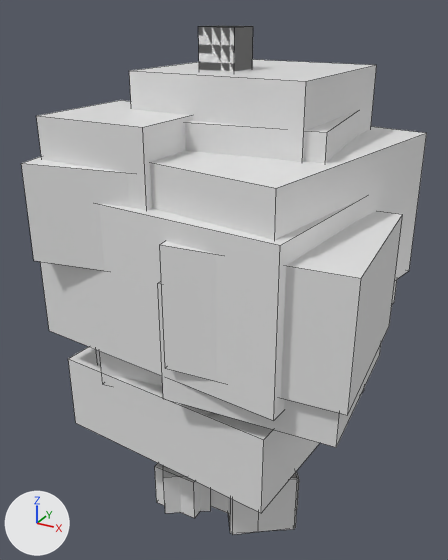
Before and after pictures for a commit that changed the FBX model assets/models/LobbyProps.fbx.
The view is the same before and after, from a 50 mm lens placed at (12.4, -22.8, 22.5), pointed at (-0.2, 0.2, 11.0). Lighting does not change. The marker at lower left points along +X, +Y and +Z. The older version comes first. Mesh edges are drawn as thin lines. Where no turn or scale is listed for an object, it has been applied to the vertices.

In view in the first picture: 'Outline', 'Outline.001', 'Outline.002', 'Outline.003', 'Outline.004', 'Outline.005', 'Outline.007'.
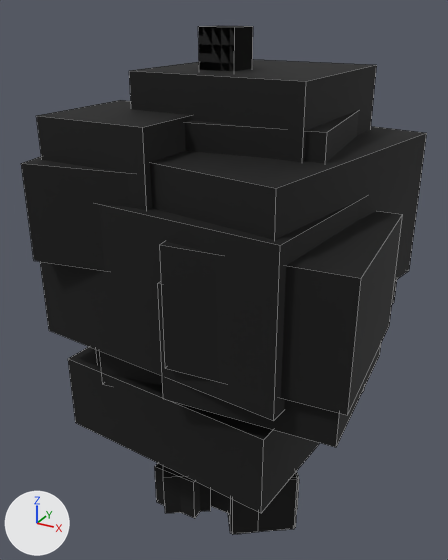
What differs and where, as boxes (x1, y1, x2, y2) in the pictures (448 x 560 px):
'Outline.001', surface changed (white to black): (36, 60, 427, 415) in both
'Outline', surface changed (white to black): (21, 110, 397, 447) in both
'Outline.002', surface changed (white to black): (68, 348, 320, 513) in both
'Outline.003', surface changed (white to black): (69, 347, 364, 513) in both
'Outline.004', surface changed (white to black): (163, 466, 297, 533) in both
'Outline.005', surface changed (white to black): (155, 463, 299, 534) in both
'Outline.007', surface changed: (211, 484, 299, 514) in both

The change, as a list of edits to the scene's bpy script:
```text
Add img_palette_png:
    img_palette_png = load_image('palette.png', '_unpacked/palette.png', 32, 32, 'sRGB')
Change mat_outline:
    remove mat_outline.base_color = (0.8, 0.8, 0.8)  # white #e7e7e7
    add mat_outline.texture = img_palette_png
    mat_outline.roughness: 0.4 -> 0.8
Change me_tree_2_outline:
    where me_tree_2_outline.from_pydata(...)  # 80 vertices, 60 faces; spans x -7.6..7.8, y -6.4..7.0, z -0.2..20.3
    used by ob_outline_001; location = (0.0, 0.0, 0.0)
    me_tree_2_outline part 1: texture (UV) coordinates changed
Change me_pinetree_outline:
    where me_pinetree_outline.from_pydata(...)  # 56 vertices, 42 faces; spans x -5.6..5.6, y -5.6..5.6, z -0.2..21.9
    used by ob_outline_002; location = (0.0, 0.0, 0.0)
    me_pinetree_outline part 3: texture (UV) coordinates changed
Change me_tree_outline:
    where me_tree_outline.from_pydata(...)  # 80 vertices, 60 faces; spans x -7.6..7.5, y -6.5..7.1, z -0.2..18.7
    used by ob_outline; location = (0.0, 0.0, 0.0)
    me_tree_outline part 2: texture (UV) coordinates changed
```
